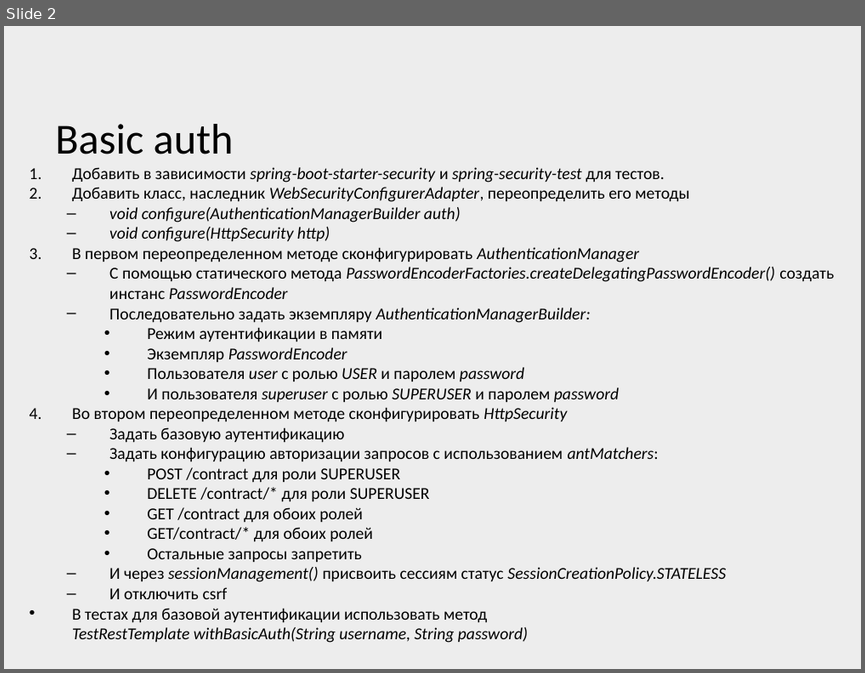
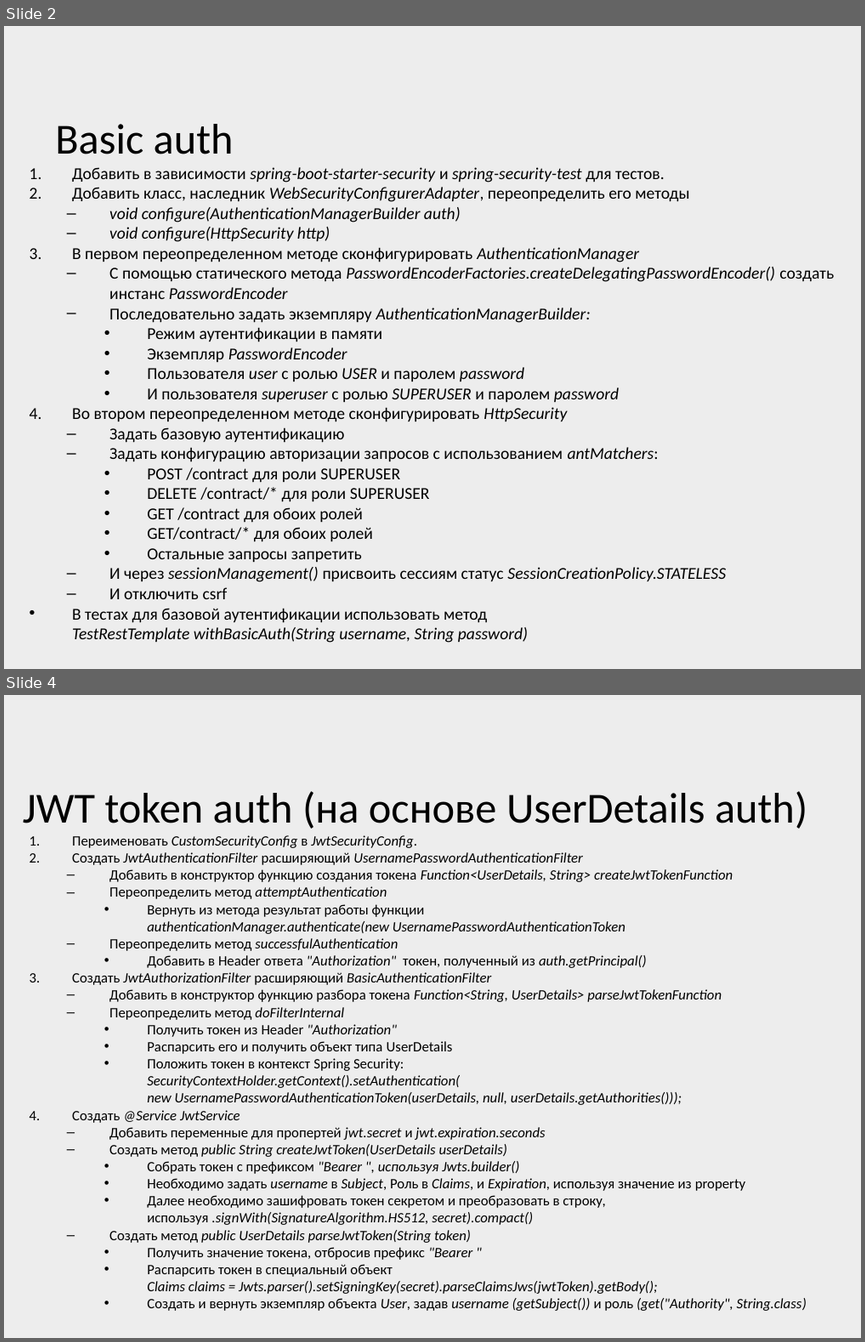
Before and after one commit to ArtemVChukin/rest-security-server, a slide deck: SpringSecurity.pptx. Shown one above the other, each under a label of ours: slide 2 before the commit, slides 2 and 4 after it; the slides between them are not shown. The pictures are 865x673 and 865x1342 pixels, drawn with LibreOffice and Linux fonts; fonts in the diff are those of the drawing; background and template pictures are left out. Boxes give left, top, right and bottom in pixels: in the first picture for what was removed or moved away, otherwise in the second. Text is boxed around its words. In the diff, an @@ line names an element or a change of style, - is before the commit and + after.

```diff
--- a/SpringSecurity.pptx
+++ b/SpringSecurity.pptx
@@ slide 4 added at bbox=[4, 695, 861, 1338], background picture (left out) @@
@@ title added at bbox=[23, 791, 807, 828], 36 pt, text #000000 @@
+JWT token auth (на основе UserDetails auth)
@@ text added at bbox=[72, 835, 806, 1310], 12 pt, text #000000, italic @@
+1. Переименовать CustomSecurityConfig в JwtSecurityConfig.
+2. Создать JwtAuthenticationFilter расширяющий UsernamePasswordAuthenticationFilter
+  – Добавить в конструктор функцию создания токена Function<UserDetails, String> createJwtTokenFunction
+  – Переопределить метод attemptAuthentication
+    • Вернуть из метода результат работы функции
+      authenticationManager.authenticate(new UsernamePasswordAuthenticationToken
+  – Переопределить метод successfulAuthentication
+    • Добавить в Header ответа "Authorization" токен, полученный из auth.getPrincipal()
+3. Создать JwtAuthorizationFilter расширяющий BasicAuthenticationFilter
+  – Добавить в конструктор функцию разбора токена Function<String, UserDetails> parseJwtTokenFunction
+  – Переопределить метод doFilterInternal
+    • Получить токен из Header "Authorization"
+    • Распарсить его и получить объект типа UserDetails
+    • Положить токен в контекст Spring Security:
+      SecurityContextHolder.getContext().setAuthentication(
+      new UsernamePasswordAuthenticationToken(userDetails, null, userDetails.getAuthorities()));
+4. Создать @Service JwtService
+  – Добавить переменные для пропертей jwt.secret и jwt.expiration.seconds
+  – Создать метод public String createJwtToken(UserDetails userDetails)
+    • Собрать токен с префиксом "Bearer ", используя Jwts.builder()
+    • Необходимо задать username в Subject, Роль в Claims, и Expiration, используя значение из property
+    • Далее необходимо зашифровать токен секретом и преобразовать в строку, используя .signWith(SignatureAlgorithm.HS512, secret).compact()
+  – Создать метод public UserDetails parseJwtToken(String token)
+    • Получить значение токена, отбросив префикс "Bearer "
+    • Распарсить токен в специальный объект
+      Claims claims = Jwts.parser().setSigningKey(secret).parseClaimsJws(jwtToken).getBody();
+    • Создать и вернуть экземпляр объекта User, задав username (getSubject()) и роль (get("Authority", String.class)
```
Also in this commit, not shown: 1 slide changed.
